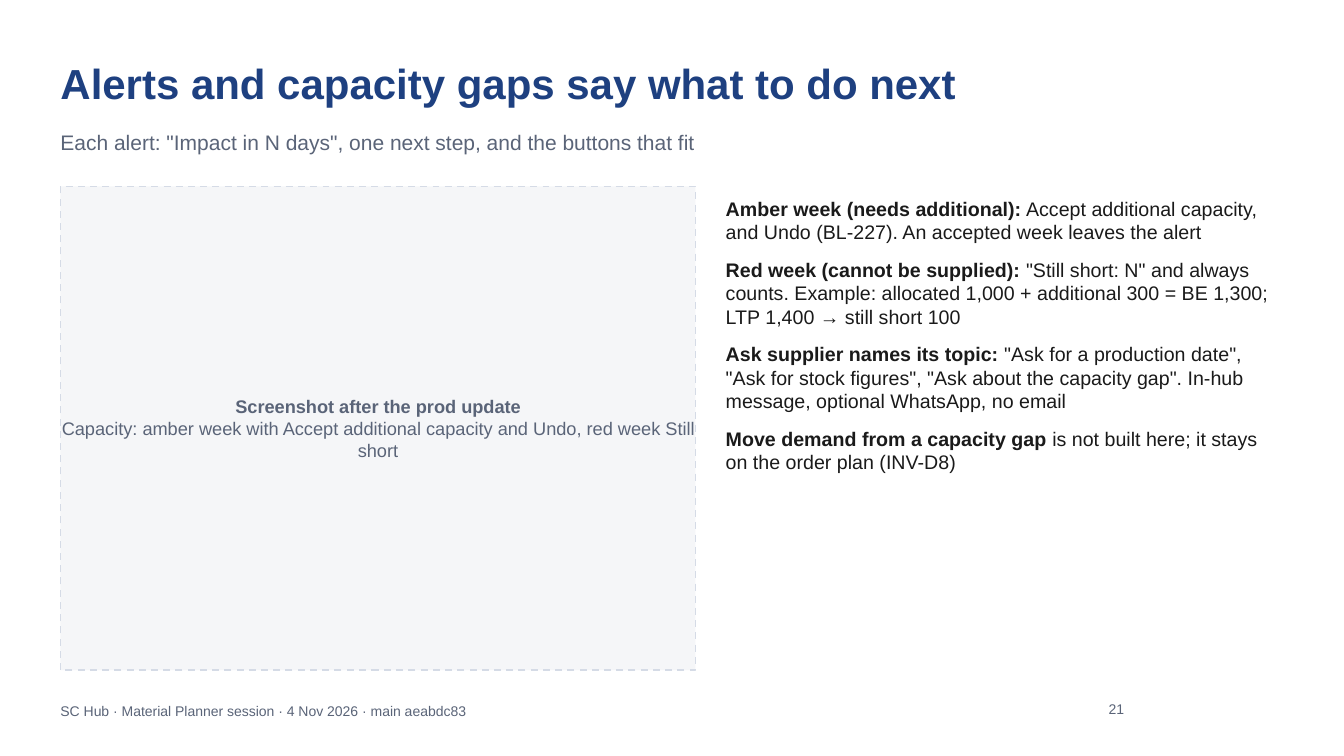
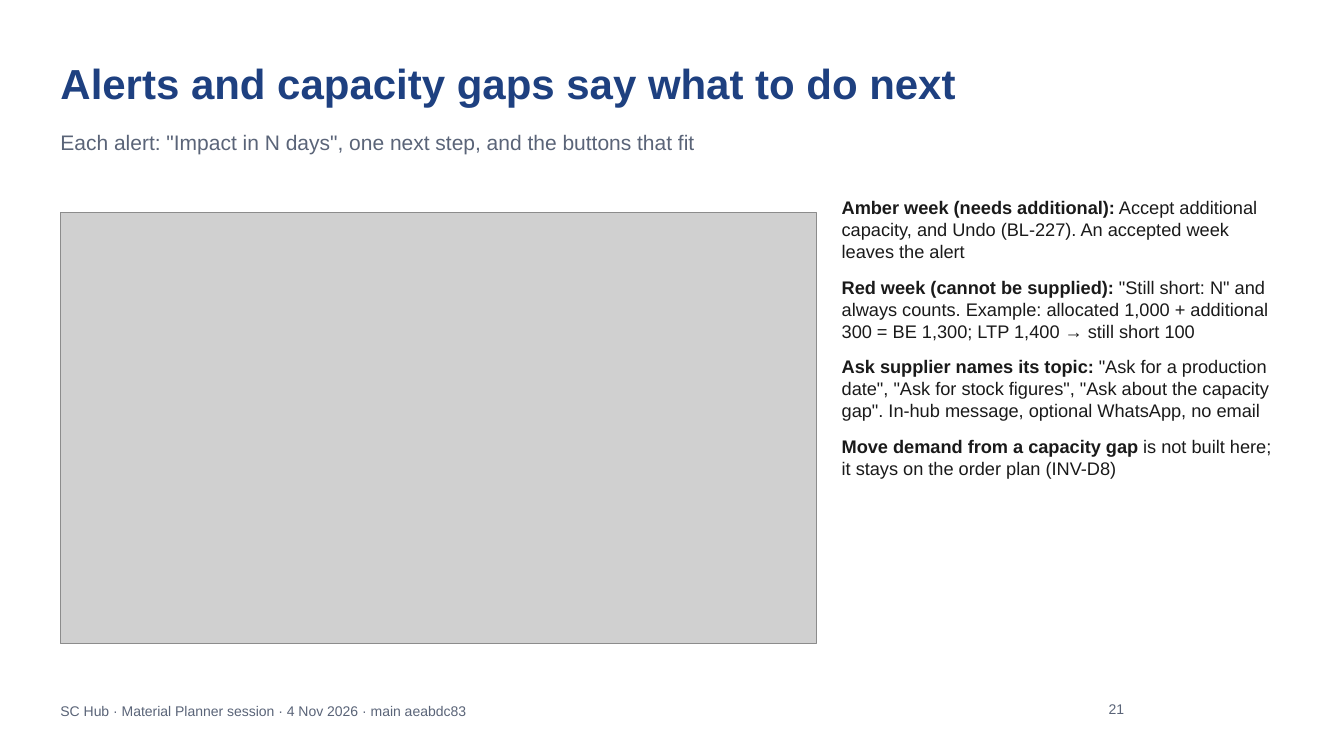
Before and after one commit to javal999/paragon-supplier-portal, a slide deck: slide 21 of docs/supplier-hub/user-guide/SC-Hub-Planner-04-Nov-What-Changed.pptx. Drawn at 1344x756 pixels with LibreOffice and Linux fonts; fonts in the diff are those of the drawing; grey boxes stand for pictures; background and template pictures are left out. Boxes give left, top, right and bottom in pixels: in the first picture for what was removed or moved away, otherwise in the second. Text is boxed around its words. In the diff, an @@ line names an element or a change of style, - is before the commit and + after.

```diff
--- a/docs/supplier-hub/user-guide/SC-Hub-Planner-04-Nov-What-Changed.pptx
+++ b/docs/supplier-hub/user-guide/SC-Hub-Planner-04-Nov-What-Changed.pptx
@@ rectangle removed at [60,187,696,670] @@
@@ text "Amber week (needs additional): Accept ...": place and size @@
-text "Amber week (needs additional): Accept ..." at [726,201,1268,473]
+text "Amber week (needs additional): Accept ..." at [842,200,1271,479]
@@ text "Amber week (needs additional): Accept ..." at [842,200,1271,479]: size 14 to 13 pt @@
@@ picture added at [60,213,817,644] @@
@@ text removed at [62,400,694,457] @@
-Screenshot after the prod update
-Capacity: amber week with Accept additional capacity and Undo, red week Still short
```
Also in this commit, not shown: 7 other slides changed, 2 other files.
